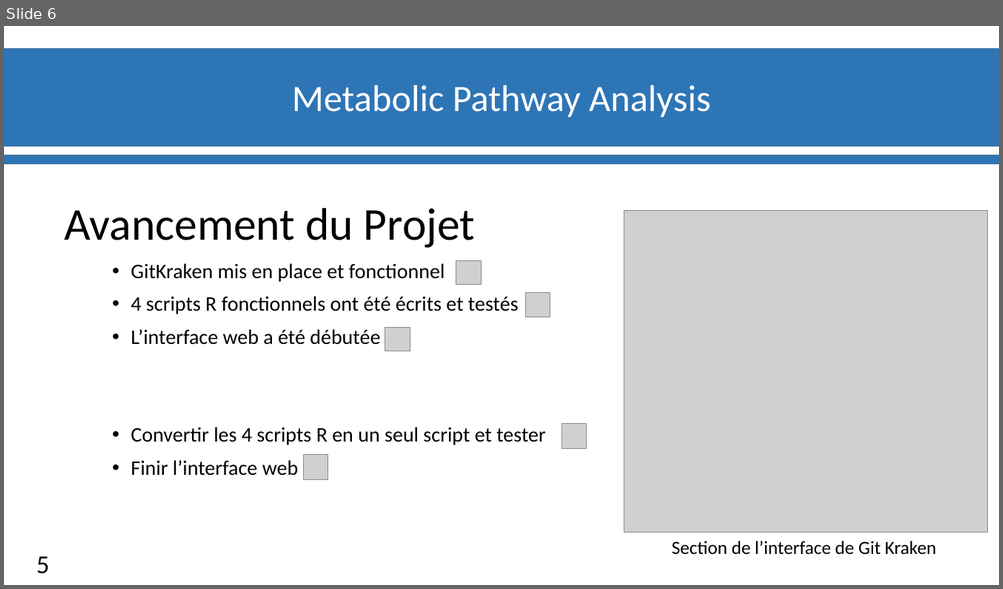
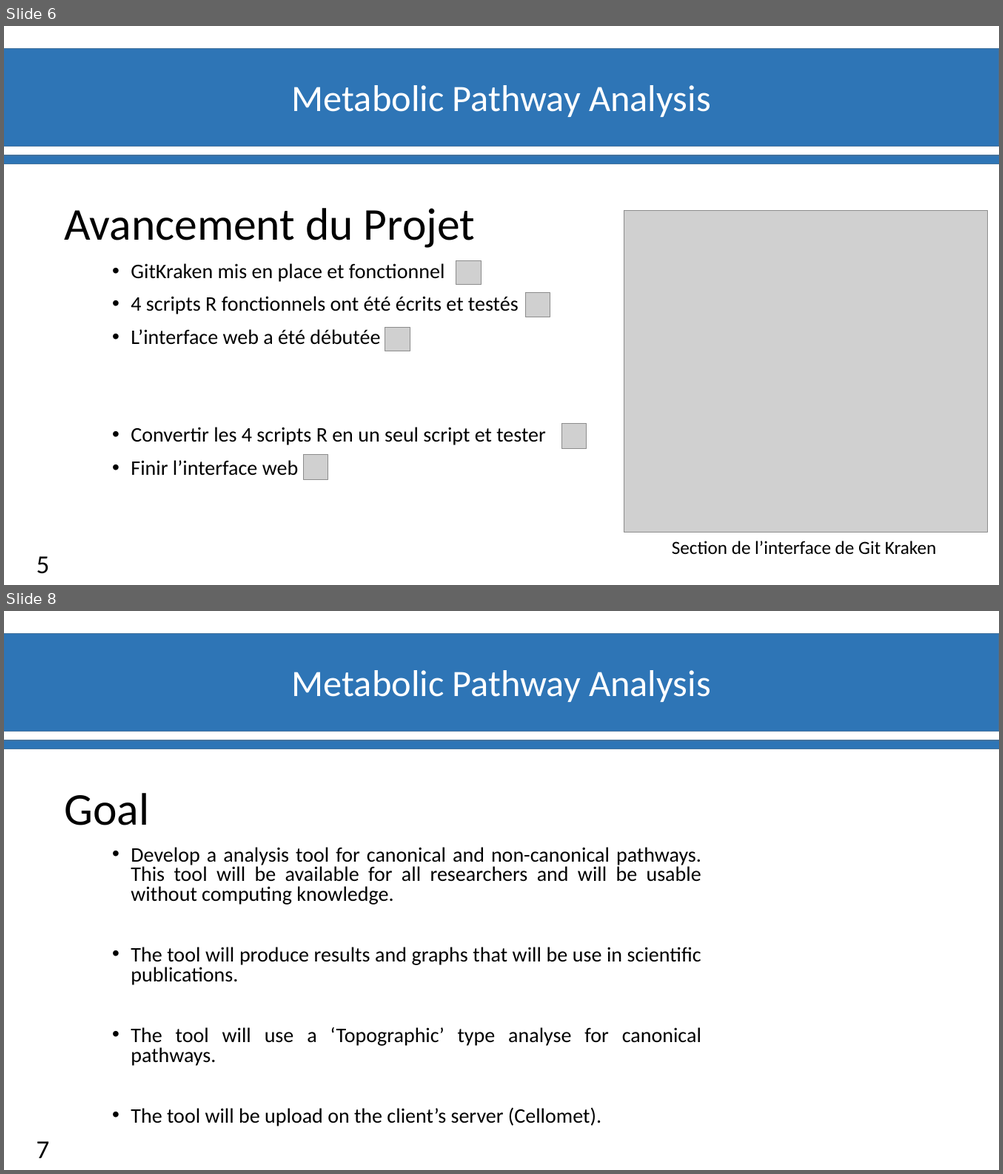
Before and after one commit to materrien/Projet-INSERM, a slide deck: Diapos_Suivit_projet.pptx. Shown one above the other, each under a label of ours: slide 6 before the commit, slides 6 and 8 after it; the slides between them are not shown. The pictures are 1003x589 and 1003x1174 pixels, drawn with LibreOffice and Linux fonts; fonts in the diff are those of the drawing; grey boxes stand for pictures; background and template pictures are left out. Boxes give left, top, right and bottom in pixels: in the first picture for what was removed or moved away, otherwise in the second. Text is boxed around its words. In the diff, an @@ line names an element or a change of style, - is before the commit and + after.

```diff
--- a/Diapos_Suivit_projet.pptx
+++ b/Diapos_Suivit_projet.pptx
@@ slide 8 added at (4, 611, 999, 1170), background #FFFFFF; not listed: 3 template elements that a slide beside it also shows @@
@@ text added at (64, 793, 149, 826), 44 pt, text #000000 @@
+Goal
@@ text added at (131, 847, 701, 1127), 20 pt, text #000000 @@
+• Develop a analysis tool for canonical and non-canonical pathways. This tool will be available for all researchers and will be usable without computing knowledge.
+• The tool will produce results and graphs that will be use in scientific publications.
+• The tool will use a ‘Topographic’ type analyse for canonical pathways.
+• The tool will be upload on the client’s server (Cellomet).
@@ page number added at (37, 1142, 50, 1159), 25 pt, text #000000 @@
+7
```
Also in this commit, not shown: 4 other slides added.
